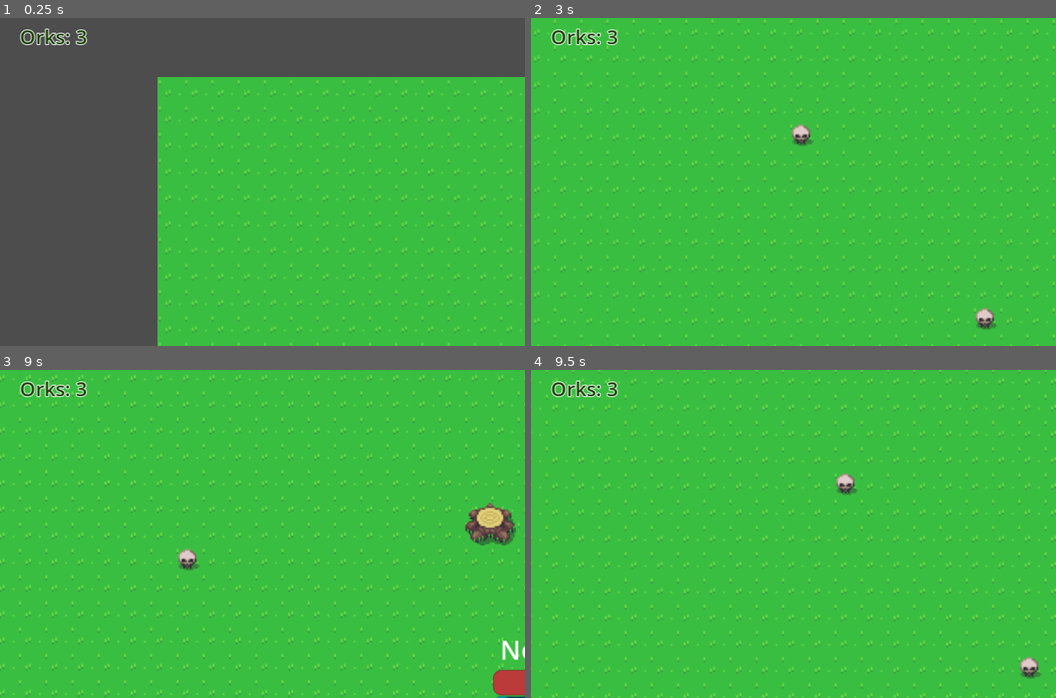
Above: before the commit, frames 1-4 (two rows, left to right).
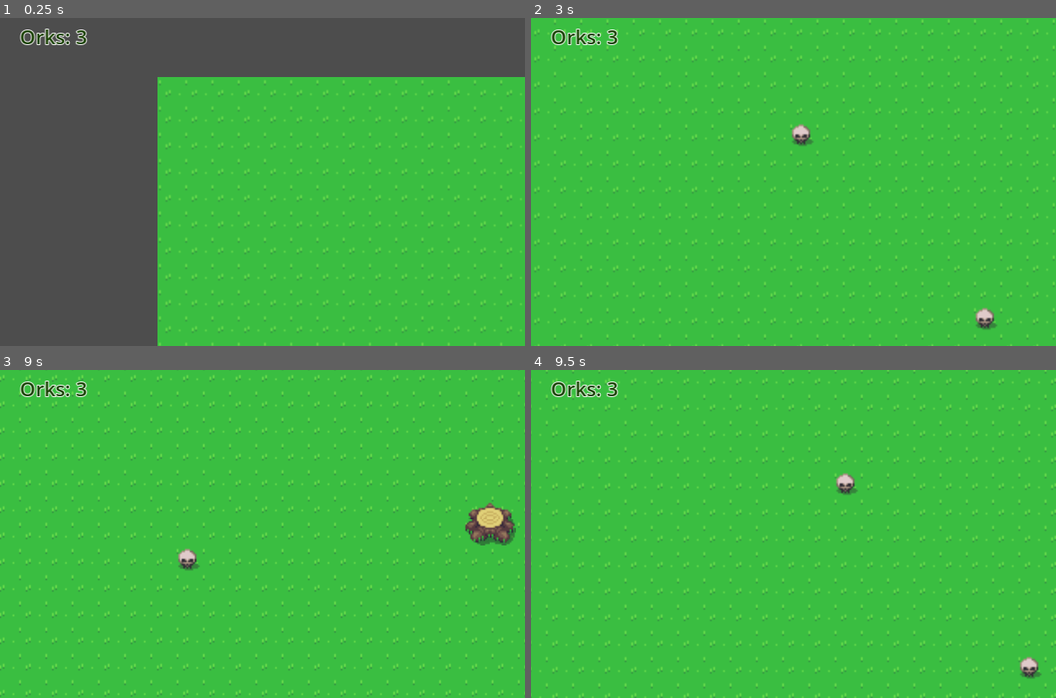
Above: after the commit, the same moments.

Repository: BurntRobot/ork-goddess
Game: Godot game, scene res://world.tscn
The game is run twice, just before and just after one commit, with the same random seed, the same clock (stepped at 60 frames per second) and the same inputs.
Inputs (mouse positions are in pixels of both pictures, inside the frame that each line leads up to):
- Up to frame 1 (0.25 s): no input
- Up to frame 2 (3 s): tap Enter at 0.5 s; move the mouse to (909, 165) at 0.52 s; press the mouse at (909, 165) at 0.53 s; hold D (right) 0.53-1.28 s; move the mouse to (688, 198) at 1.27 s; release the mouse at (688, 198) at 1.28 s; hold S (down) 1.28-2.03 s; click (688, 198) at 1.35 s; move the mouse to (846, 109) at 2.02 s; press the mouse at (846, 109) at 2.03 s; hold D (right) 2.03-2.78 s; move the mouse to (767, 247) at 2.77 s; release the mouse at (767, 247) at 2.78 s; hold W (up) from 2.78 s (still down); click (767, 247) at 2.85 s
- Up to frame 3 (9 s): move the mouse to (420, 583) at 3.52 s; release W (up) at 3.53 s; press the mouse at (420, 583) at 3.53 s; hold A (left) 3.53-5.03 s; move the mouse to (105, 484) at 4.27 s; release the mouse at (105, 484) at 4.28 s; click (105, 484) at 4.35 s; move the mouse to (288, 534) at 5.02 s; press the mouse at (288, 534) at 5.03 s; hold S (down) 5.03-5.78 s; move the mouse to (183, 452) at 5.77 s; release the mouse at (183, 452) at 5.78 s; hold D (right) 5.78-6.53 s; click (183, 452) at 5.85 s; move the mouse to (378, 517) at 6.52 s; press the mouse at (378, 517) at 6.53 s; hold W (up) 6.53-7.28 s; move the mouse to (157, 550) at 7.27 s; release the mouse at (157, 550) at 7.28 s; hold D (right) 7.28-8.03 s; click (157, 550) at 7.35 s; move the mouse to (315, 461) at 8.02 s; press the mouse at (315, 461) at 8.03 s; hold S (down) 8.03-8.78 s; move the mouse to (236, 599) at 8.77 s; release the mouse at (236, 599) at 8.78 s; hold A (left) from 8.78 s (still down); click (236, 599) at 8.85 s
- Up to frame 4 (9.5 s): keep holding A (left)

Frames 1-2 are identical in both runs. In frame 3, 0.6% of the frame differs, in the area x 93-100%, y 82-100%; in frame 4, nothing differs.

Commit message:
Added death without attention.

Diff:
--- a/Units.gd
+++ b/Units.gd
@@ -12,3 +12,7 @@
 func _on_selection_area_selection_cleared():
 	for unit in get_children():
 		unit.chosen = false
+
+func set_multiplier(zoom_multiplier):
+	for unit in get_children():
+		unit.zoom_multiplier = zoom_multiplier
--- a/ork.gd
+++ b/ork.gd
@@ -11,6 +11,9 @@
 var goddess_is_watching = false
 var final_countdown = 10
 var chosen = false
+var attention_multiplier = 10
+var zoom_multiplier = 1
+var max_zoom_multiplier = 2.0 # брать из скрипта камеры
 
 func _ready():
 	attention_bar.value = attention
@@ -21,25 +24,27 @@
 		chosen_mark.visible = true
 	elif not chosen and chosen_mark.visible:
 		chosen_mark.visible = false
+	if not death_timer.is_stopped():
+		on_screen_label.text = str(roundf(death_timer.time_left))
 
 func _on_visible_on_screen_notifier_2d_screen_entered():
-	on_screen_label.text = "OnScreen"
+	#on_screen_label.text = "OnScreen"
 	goddess_is_watching = true
 
 func _on_visible_on_screen_notifier_2d_screen_exited():
-	on_screen_label.text = "NotOnScreen"
+	#on_screen_label.text = "NotOnScreen"
 	goddess_is_watching = false
 
 func _on_attention_timer_timeout():
 	if goddess_is_watching and attention < 100:
-		attention += 10
+		attention += attention_multiplier * zoom_multiplier
 	elif not goddess_is_watching and attention > 0:
-		attention -= 10
+		attention -= attention_multiplier * zoom_multiplier
 	elif not goddess_is_watching and attention <= 0:
 		attention = 0
 		health_timer.paused = false
 		health_timer.start()
-	elif goddess_is_watching and attention == 100:
+	elif goddess_is_watching and attention == 100 and zoom_multiplier == max_zoom_multiplier:
 		health_timer.stop()
 		death_timer.stop()
 	attention_bar.value = attention
--- a/ork.tscn
+++ b/ork.tscn
@@ -59,19 +59,19 @@
 [node name="VisibleOnScreenNotifier2D" type="VisibleOnScreenNotifier2D" parent="."]
 
 [node name="OnScreenLabel" type="Label" parent="."]
-offset_left = -52.0
-offset_top = -72.0
-offset_right = 52.0
-offset_bottom = -46.0
-text = "NotOnScreen"
+offset_left = -56.0
+offset_top = -56.0
+offset_right = 56.0
+offset_bottom = -30.0
+horizontal_alignment = 1
 
 [node name="AttentionBar" type="ProgressBar" parent="."]
 anchors_preset = 5
 anchor_left = 0.5
 anchor_right = 0.5
-offset_left = -56.0
-offset_top = -32.0
-offset_right = 56.0
+offset_left = -24.0
+offset_top = -24.0
+offset_right = 24.0
 offset_bottom = -16.0
 grow_horizontal = 2
 theme_override_styles/background = SubResource("StyleBoxFlat_mh04j")
@@ -80,10 +80,10 @@
 show_percentage = false
 
 [node name="HealthBar" type="ProgressBar" parent="."]
-offset_left = -56.0
-offset_top = -48.0
-offset_right = 56.0
-offset_bottom = -33.0
+offset_left = -24.0
+offset_top = -32.0
+offset_right = 24.0
+offset_bottom = -25.0
 theme_override_styles/background = SubResource("StyleBoxFlat_4ryc8")
 theme_override_styles/fill = SubResource("StyleBoxFlat_l6825")
 value = 50.0
--- a/world.gd
+++ b/world.gd
@@ -1,6 +1,15 @@
 extends Node
 
 @onready var orks_counter = $UI/OrksCounter
+@onready var goddess = $MainGame/Goddess
+@onready var units = $MainGame/Units
+var zoom = 0
+
+func _process(delta):
+	# позже заменить на сигнал при изменении зума
+	if zoom != goddess.zoom.x:
+		zoom = goddess.zoom.x
+		units.set_multiplier(zoom)
 
 func _on_units_orks_counted(orks_number):
 	if orks_counter:
--- a/world.tscn
+++ b/world.tscn
@@ -1125,7 +1125,7 @@
 [node name="Ork3" parent="MainGame/Units" instance=ExtResource("2_afitm")]
 position = Vector2(358, 469)
 
-[node name="Camera" type="Camera2D" parent="MainGame"]
+[node name="Goddess" type="Camera2D" parent="MainGame"]
 position_smoothing_enabled = true
 position_smoothing_speed = 2.0
 script = ExtResource("2_gvfr1")
